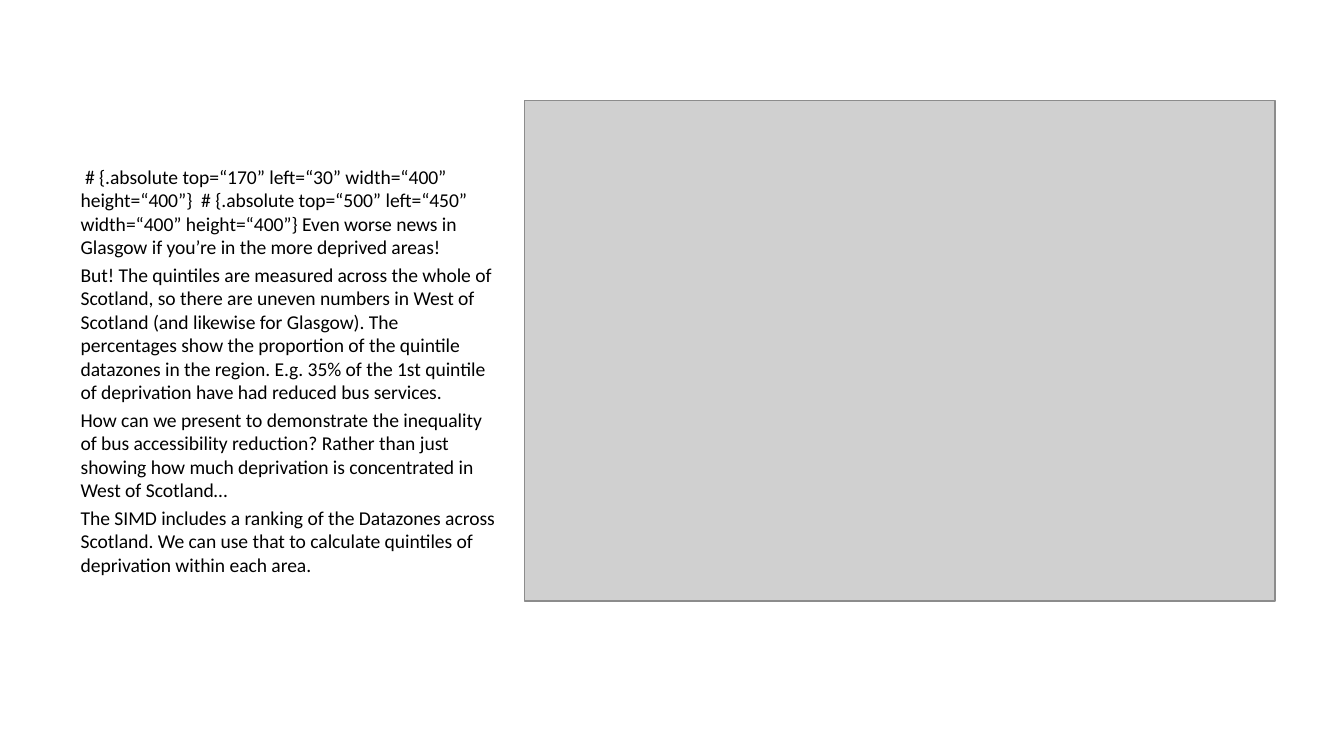
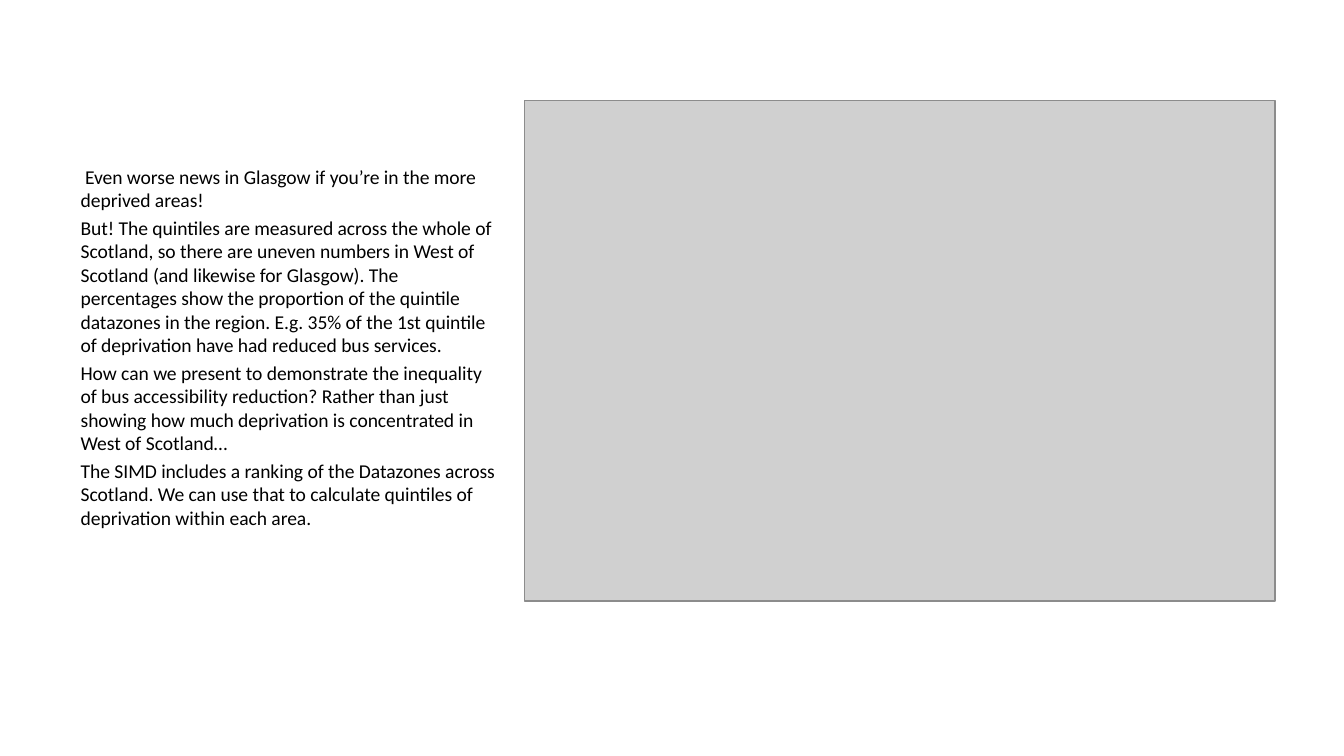
Before and after one commit to SamAllwood/Scotland_Bus_Access, a slide deck: slide 8 of slides.pptx (slide 7 before the commit). Drawn at 1344x756 pixels with LibreOffice and Linux fonts; fonts in the diff are those of the drawing; grey boxes stand for pictures. Boxes give left, top, right and bottom in pixels: in the first picture for what was removed or moved away, otherwise in the second. Text is boxed around its words. In the diff, an @@ line names an element or a change of style, - is before the commit and + after.

```diff
--- a/slides.pptx
+++ b/slides.pptx
@@ text at <box>81,170,476,210</box>: text changed @@
-# {.absolute top=“170” left=“30” width=“400” height=“400”} # {.absolute top=“500” left=“450” width=“400” height=“400”} Even worse news in Glasgow if you’re in the more deprived areas!
+Even worse news in Glasgow if you’re in the more deprived areas!
```
Also in this commit, not shown: 2 slides added, 1 slide removed.
